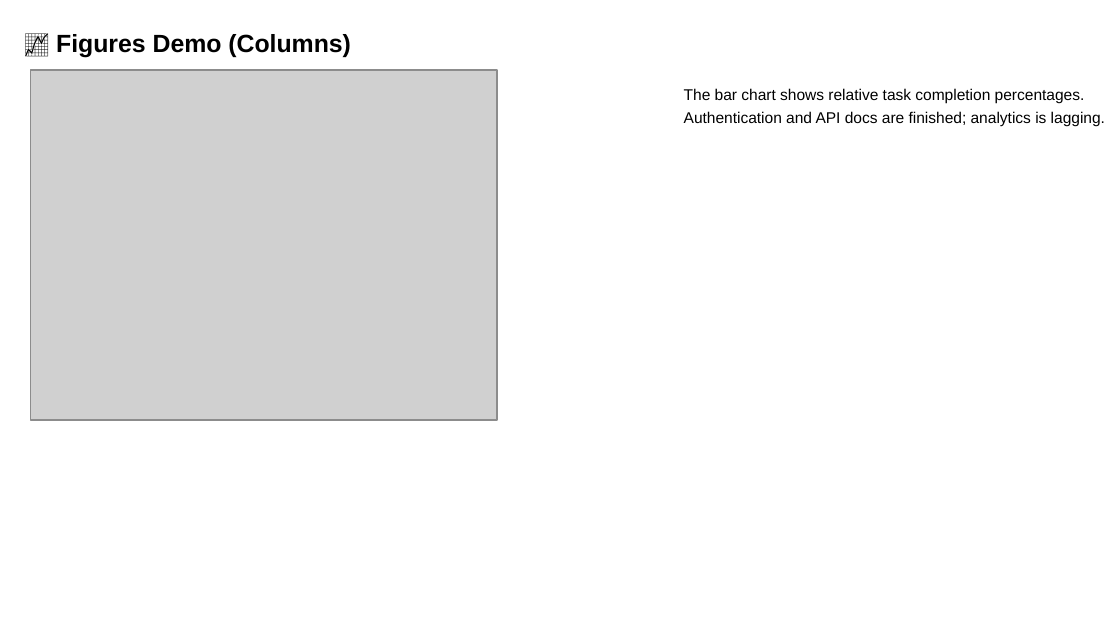
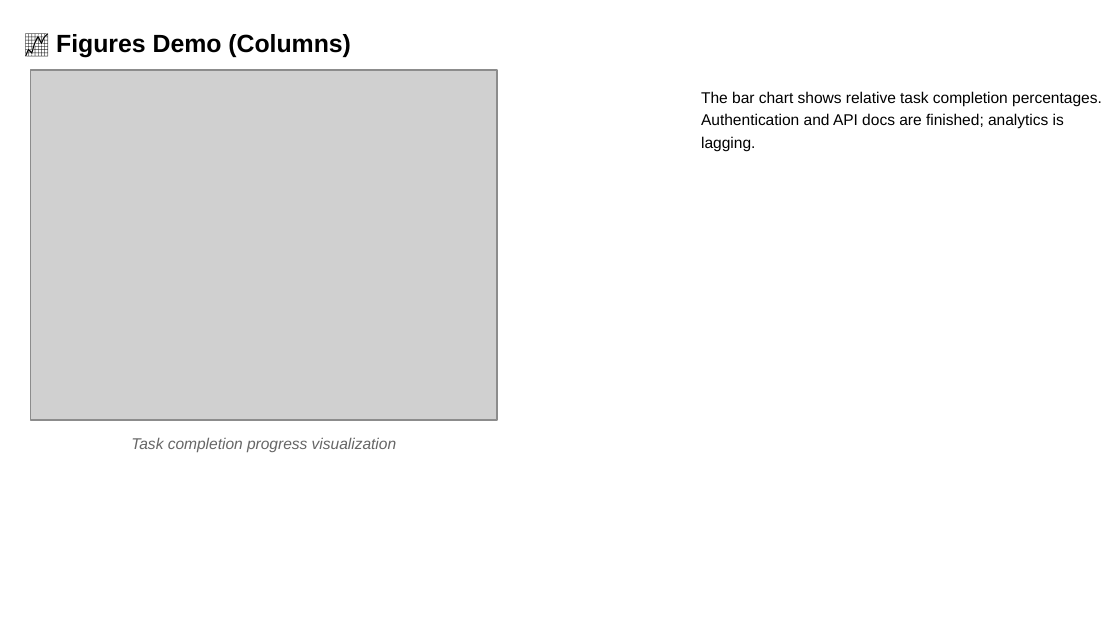
Before and after one commit to louisazhou/slidegenerator, a slide deck: slide 21 of output/comprehensive_demo_default.pptx. Drawn at 1120x630 pixels with LibreOffice and Linux fonts; fonts in the diff are those of the drawing; grey boxes stand for pictures. Boxes give left, top, right and bottom in pixels: in the first picture for what was removed or moved away, otherwise in the second. Text is boxed around its words. In the diff, an @@ line names an element or a change of style, - is before the commit and + after.

```diff
--- a/output/comprehensive_demo_default.pptx
+++ b/output/comprehensive_demo_default.pptx
@@ text "The bar chart shows relative ..." rewrapped from [684, 88, 1105, 126] to [701, 91, 1102, 129] @@
@@ text added at [131, 437, 396, 452], 10 pt, text #666666, italic @@
+Task completion progress visualization
```
Also in this commit, not shown: 13 other slides changed, 39 other files.
